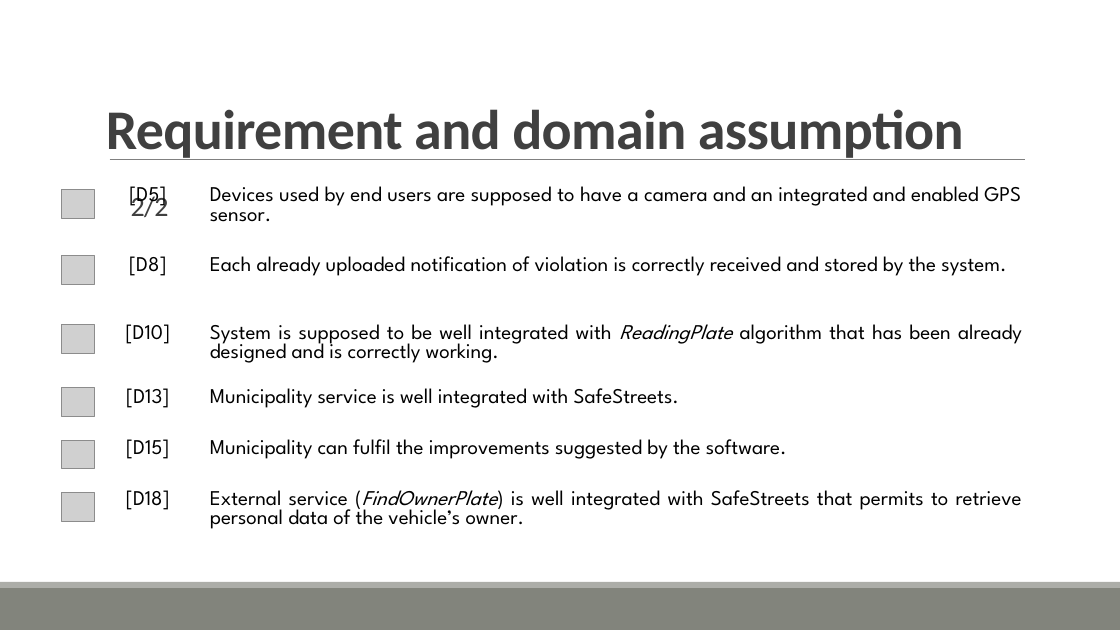
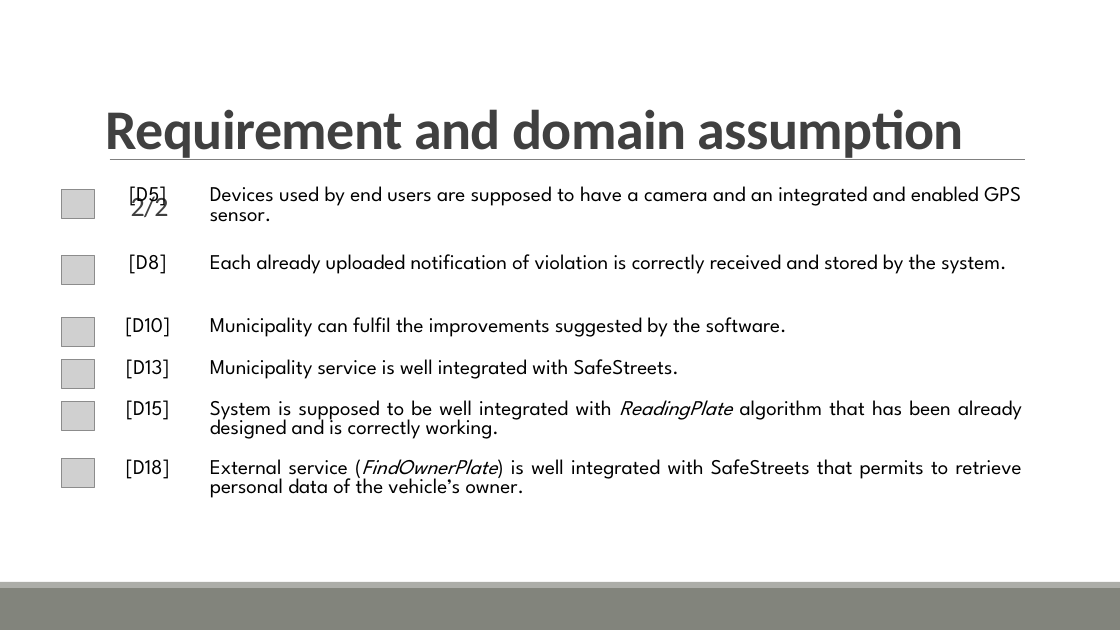
Before and after one commit to valearm/SafeStreets-Project-SE2, a slide deck: slide 5 of SafeStreet_MP_Presentation.pptx. Drawn at 1120x630 pixels with LibreOffice and Linux fonts; fonts in the diff are those of the drawing; grey boxes stand for pictures. Boxes give left, top, right and bottom in pixels: in the first picture for what was removed or moved away, otherwise in the second. Text is boxed around its words. In the diff, an @@ line names an element or a change of style, - is before the commit and + after.

```diff
--- a/SafeStreet_MP_Presentation.pptx
+++ b/SafeStreet_MP_Presentation.pptx
@@ table at (94, 183, 1031, 630) @@
-row 3, column 2: System is supposed to be well integrated with ReadingPlate algorithm that has been already designed and is correctly working.
+row 3, column 2: Municipality can fulfil the improvements suggested by the software.
-row 5, column 2: Municipality can fulfil the improvements suggested by the software.
+row 5, column 2: System is supposed to be well integrated with ReadingPlate algorithm that has been already designed and is correctly working.
@@ picture: place and size @@
-picture at (62, 325, 95, 354)
+picture at (62, 318, 95, 346)
@@ picture: place and size @@
-picture at (62, 388, 95, 417)
+picture at (62, 360, 95, 388)
@@ picture: place and size @@
-picture at (62, 440, 95, 469)
+picture at (62, 402, 95, 430)
@@ picture: place and size @@
-picture at (62, 492, 95, 521)
+picture at (62, 459, 95, 487)
```
Also in this commit, not shown: 1 other slide changed.
